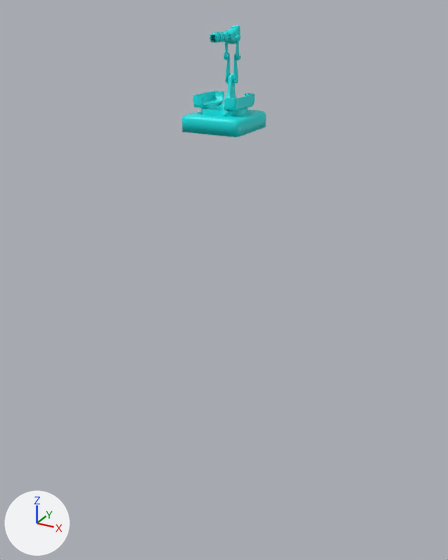
Two versions of the COLLADA model Objects3d/gauss.dae, one commit apart.
Before and after are seen from a 50 mm lens placed at (183.0, -335.0, 67.0), pointed at (-6.0, 8.0, -105.0). Lighting does not change. The marker at lower left points along +X, +Y and +Z. Where no turn or scale is listed for an object, it has been applied to the vertices.

The first picture shows 'Concrete'.
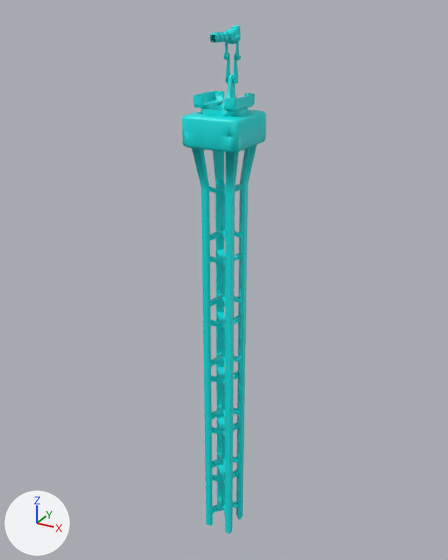
Edits to the scene script, one JSON object a line:
```json
{"op": "add", "block": "me_cube_003", "code": ["me_cube_003 = bpy.data.meshes.new('Cube.003')", "me_cube_003.from_pydata(...)  # 786 vertices, 1408 faces; spans x -10.9..10.9, y -10.9..10.9, z -29.4..17.6", "me_cube_003.materials.append(mat_diamat_002)  # cyan #00e7e6"]}
{"op": "add", "block": "me_cube_002", "code": ["me_cube_002 = bpy.data.meshes.new('Cube.002')", "me_cube_002.from_pydata(...)  # 385 vertices, 640 faces; spans x -19.0..19.0, y -20.8..20.8, z 17.6..52.8", "me_cube_002.materials.append(mat_diamat_002)  # cyan #00e7e6"]}
{"op": "add", "block": "ob_pillar6", "code": ["ob_pillar6 = bpy.data.objects.new('Pillar6', me_cube_003)", "ob_pillar6.location = (-0.6, 0.0, -282.3)"]}
{"op": "add", "block": "ob_pillar5", "code": ["ob_pillar5 = bpy.data.objects.new('Pillar5', me_cube_003.copy())", "ob_pillar5.location = (-0.6, 0.0, -237.3)"]}
{"op": "add", "block": "ob_pillar4", "code": ["ob_pillar4 = bpy.data.objects.new('Pillar4', me_cube_003.copy())", "ob_pillar4.location = (-0.6, 0.0, -192.3)"]}
{"op": "add", "block": "ob_pillar3", "code": ["ob_pillar3 = bpy.data.objects.new('Pillar3', me_cube_003.copy())", "ob_pillar3.location = (-0.6, 0.0, -147.3)"]}
{"op": "add", "block": "ob_pillar2", "code": ["ob_pillar2 = bpy.data.objects.new('Pillar2', me_cube_003.copy())", "ob_pillar2.location = (-0.6, 0.0, -100.3)"]}
{"op": "add", "block": "ob_pillar1", "code": ["ob_pillar1 = bpy.data.objects.new('Pillar1', me_cube_003.copy())", "ob_pillar1.location = (-0.6, 0.0, -53.3)"]}
{"op": "add", "block": "ob_legs", "code": ["ob_legs = bpy.data.objects.new('Legs', me_cube_002)", "ob_legs.location = (-0.6, 0.0, -53.3)"]}
```

Pixel boxes (x1, y1, x2, y2) of what changed, in the pictures (448 x 560 px):
```json
{"object": "Legs", "change": "added", "after": [182, 127, 266, 192], "on screen": "cyan"}
{"object": "Pillar1", "change": "added", "after": [201, 181, 248, 264], "on screen": "cyan"}
{"object": "Pillar2", "change": "added", "after": [202, 249, 247, 329], "on screen": "cyan"}
{"object": "Pillar3", "change": "added", "after": [203, 312, 246, 386], "on screen": "cyan"}
{"object": "Pillar4", "change": "added", "after": [204, 367, 245, 439], "on screen": "cyan"}
{"object": "Pillar5", "change": "added", "after": [205, 417, 244, 487], "on screen": "cyan"}
{"object": "Pillar6", "change": "added", "after": [205, 464, 243, 534], "on screen": "cyan"}
```
